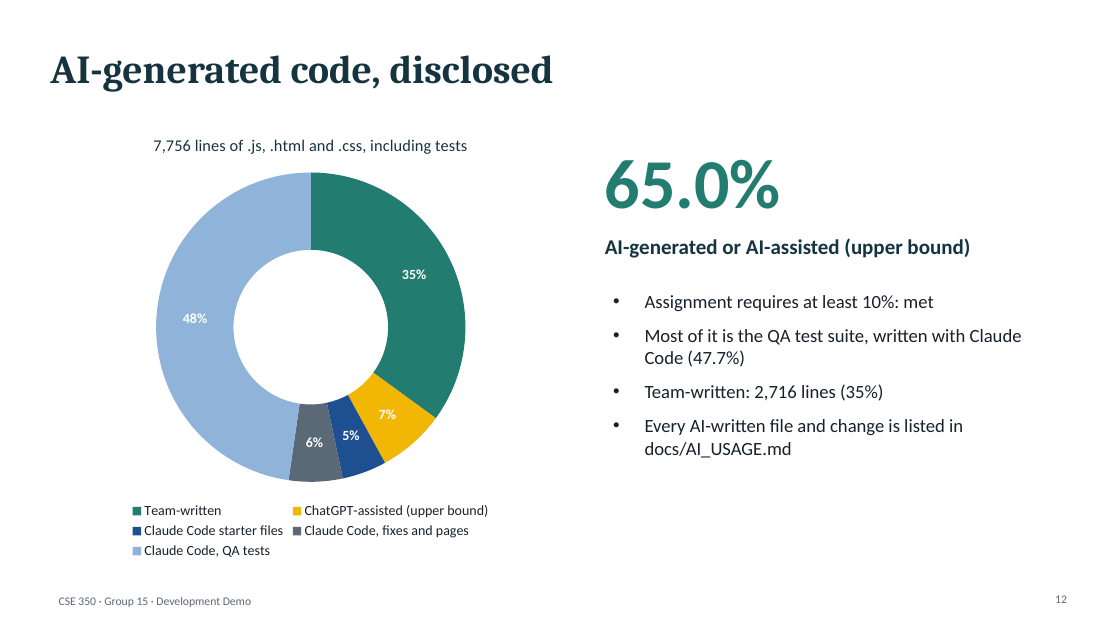
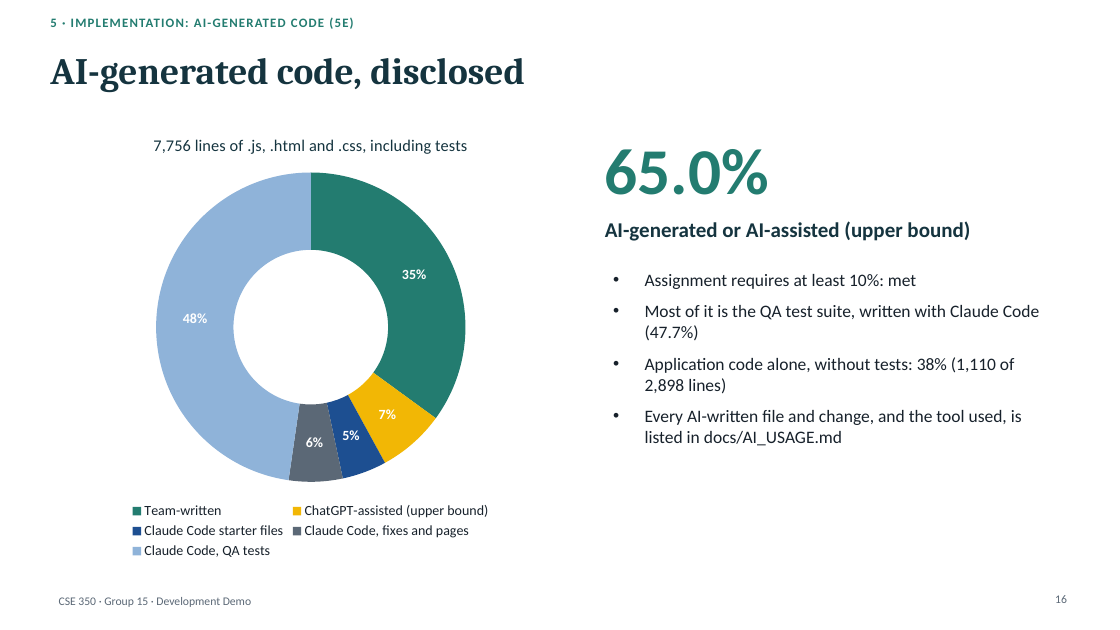
Before and after one commit to a0merr/University-Food-Pantry-CSE-350-, a slide deck: slide 16 of docs/presentation/CSE350_Demo_Deck_DRAFT.pptx (slide 12 before the commit). Drawn at 1120x630 pixels with LibreOffice and Linux fonts; fonts in the diff are those of the drawing. Boxes give left, top, right and bottom in pixels: in the first picture for what was removed or moved away, otherwise in the second. Text is boxed around its words. In the diff, an @@ line names an element or a change of style, - is before the commit and + after.

```diff
--- a/docs/presentation/CSE350_Demo_Deck_DRAFT.pptx
+++ b/docs/presentation/CSE350_Demo_Deck_DRAFT.pptx
@@ text added at (x1=50, y1=17, x2=353, y2=29), 11 pt, text #237C70, bold @@
+5 · IMPLEMENTATION: AI-GENERATED CODE (5E)
@@ title "AI-generated code, disclosed" at (x1=50, y1=58, x2=525, y2=93): size 34 to 32 pt @@
@@ text "65.0%" moved from (x1=605, y1=159, x2=781, y2=209) to (x1=605, y1=149, x2=769, y2=195) @@
@@ text "65.0%" at (x1=605, y1=149, x2=769, y2=195): size 60 to 56 pt @@
@@ text "AI-generated or AI-assisted (upper bound)" moved from (x1=605, y1=238, x2=970, y2=258) to (x1=605, y1=221, x2=970, y2=241) @@
@@ text "Assignment requires at least 10%: ..." moved from (x1=645, y1=295, x2=1022, y2=458) to (x1=645, y1=274, x2=1039, y2=446) @@
@@ text at (x1=645, y1=274, x2=1039, y2=340): size 16 to 15 pt in "Assignment requires at least 10%: met", "Most of it is the QA test ..."; less space between paragraphs @@
@@ text at (x1=645, y1=357, x2=1022, y2=446): text changed; size 16 to 15 pt @@
-• Team-written: 2,716 lines (35%)
-• Every AI-written file and change is listed in docs/AI_USAGE.md
+• Application code alone, without tests: 38% (1,110 of 2,898 lines)
+• Every AI-written file and change, and the tool used, is listed in docs/AI_USAGE.md
@@ page number at (x1=1055, y1=595, x2=1067, y2=603): text changed @@
-12
+16
```
Also in this commit, not shown: 11 other slides changed, 13 slides added, 1 slide removed, 5 other files.
